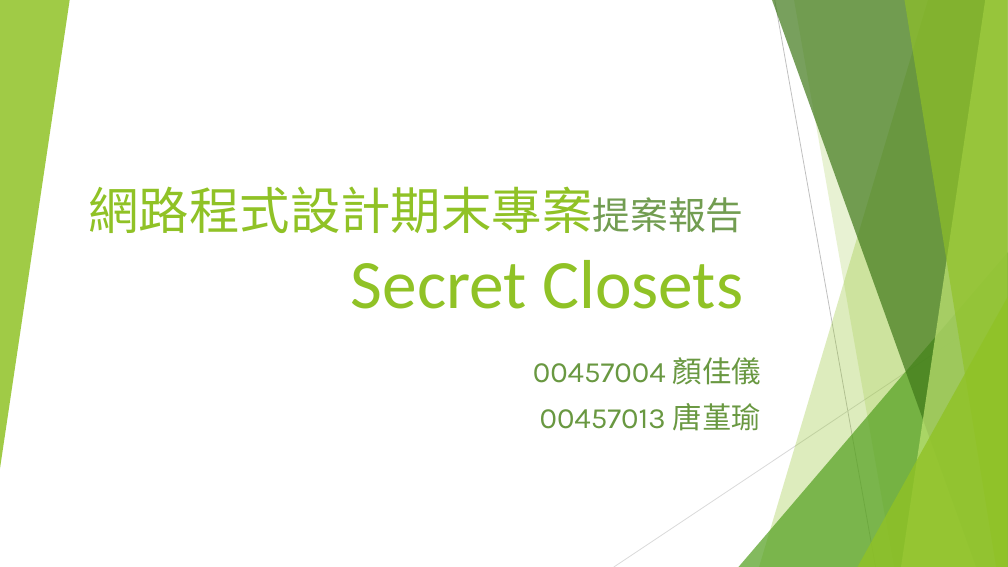
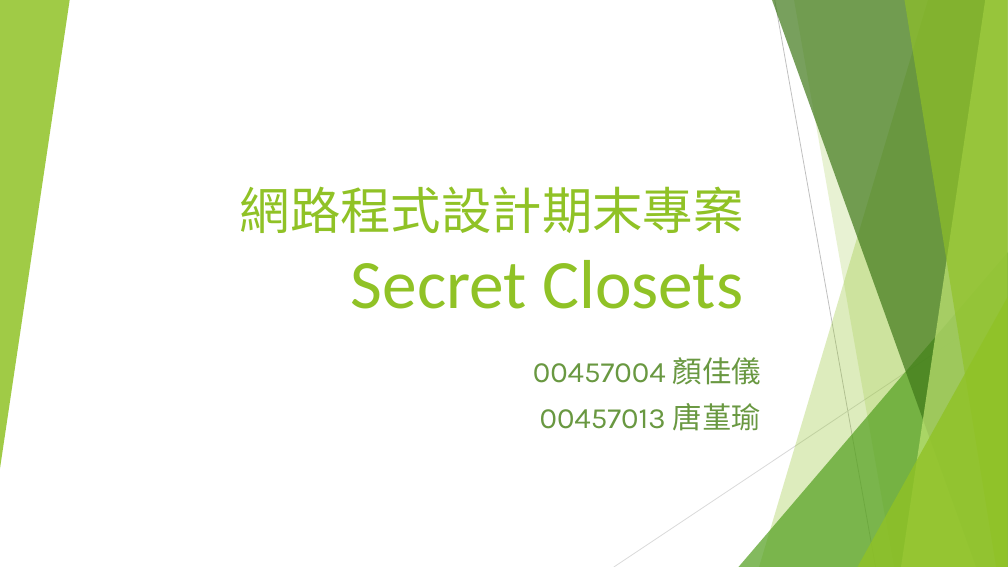
Before and after one commit to happy1103/SecretCloset, a slide deck: slide 1 of Webprograming/document/00457004+00457013.pptx. Drawn at 1008x567 pixels with LibreOffice and Linux fonts; fonts in the diff are those of the drawing. Boxes give left, top, right and bottom in pixels: in the first picture for what was removed or moved away, otherwise in the second. Text is boxed around its words. In the diff, an @@ line names an element or a change of style, - is before the commit and + after.

```diff
--- a/Webprograming/document/00457004+00457013.pptx
+++ b/Webprograming/document/00457004+00457013.pptx
@@ title at <box>240,186,744,309</box>: text changed @@
-網路程式設計期末專案提案報告
-Secret Closets
+網路程式設計期末專案
+Secret Closets
```
Also in this commit, not shown: 8 other slides changed, 2 slides added.
